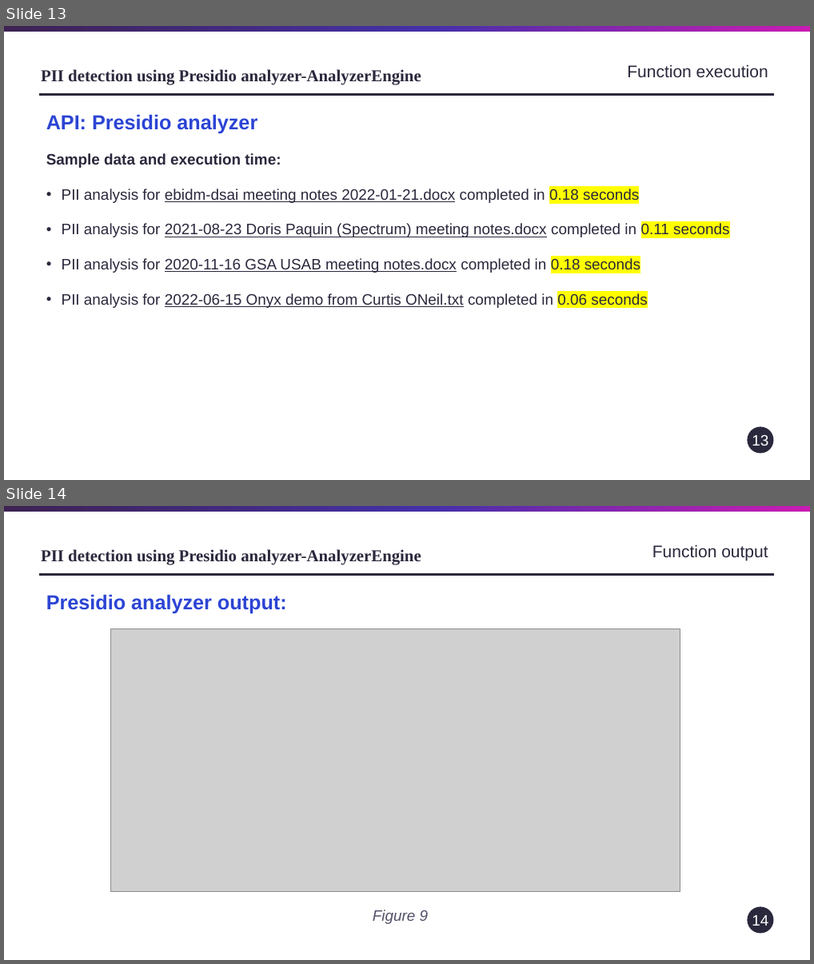
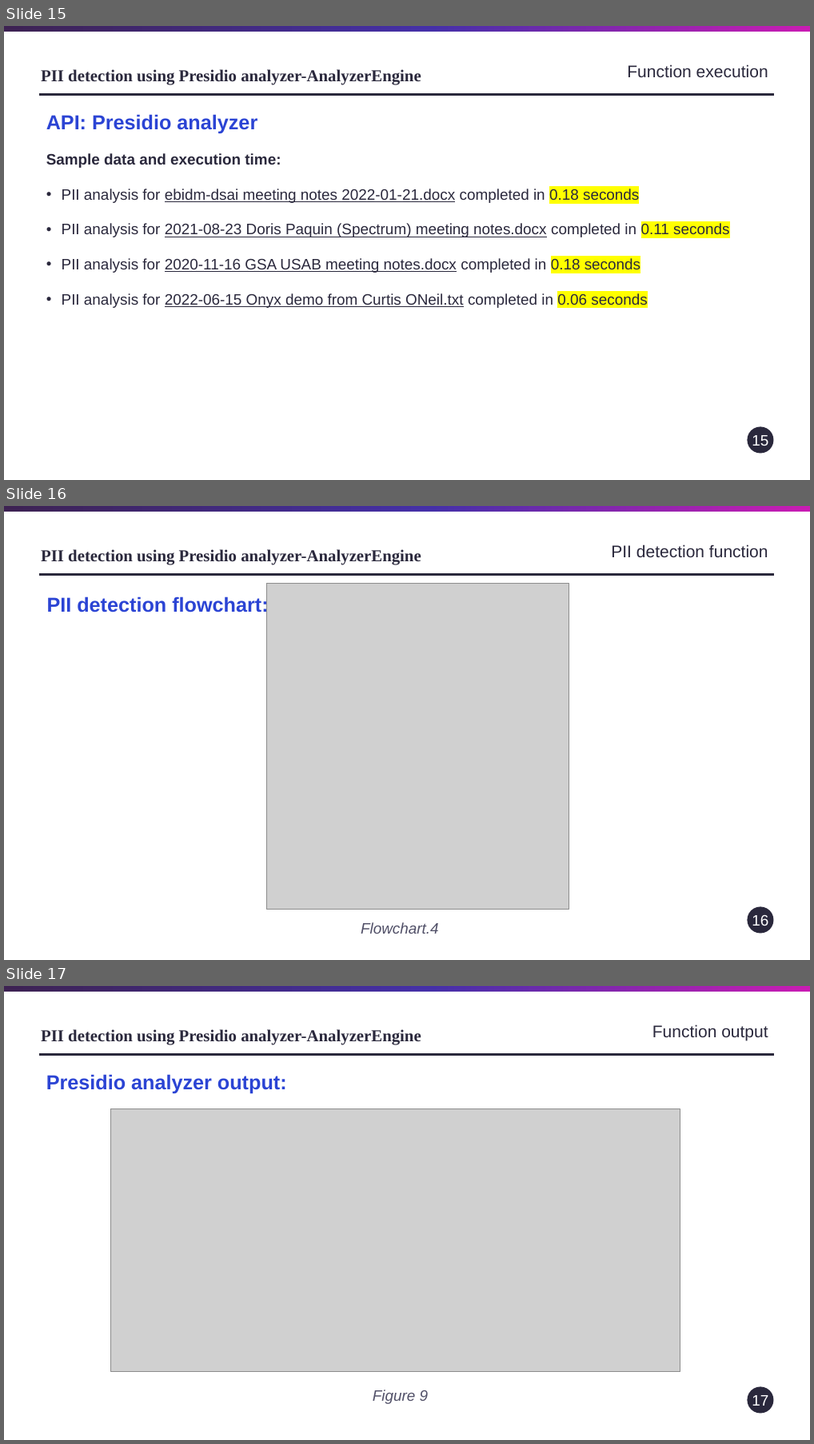
Before and after one commit to VirajOke/My-AI-Projects, a slide deck: nlp-exploration-notebooks-main/nlp-exploration-notebooks-main/Results/NLP_Toolkit.pptx. Shown one above the other, each under a label of ours: slides 13 and 14 before the commit, slides 15, 16 and 17 after it. The pictures are 814x964 and 814x1444 pixels, drawn with LibreOffice and Linux fonts; fonts in the diff are those of the drawing; grey boxes stand for pictures. Boxes give left, top, right and bottom in pixels: in the first picture for what was removed or moved away, otherwise in the second. Text is boxed around its words. In the diff, an @@ line names an element or a change of style, - is before the commit and + after.

```diff
--- a/nlp-exploration-notebooks-main/nlp-exploration-notebooks-main/Results/NLP_Toolkit.pptx
+++ b/nlp-exploration-notebooks-main/nlp-exploration-notebooks-main/Results/NLP_Toolkit.pptx
@@ slide 16 added at [4,506,810,960], background #FFFFFF; not listed: 3 template elements that a slide beside it also shows @@
@@ title added at [41,549,422,565], 19.8 pt, text #2A283C, bold @@
+PII detection using Presidio analyzer-AnalyzerEngine
@@ text added at [611,544,769,557], 20 pt, text #2A283C @@
+PII detection function
@@ text added at [47,596,268,616], 24 pt, text #2B44D4, bold @@
+PII detection flowchart:
@@ picture added at [266,583,569,909] @@
@@ page number added at [747,907,774,933], fill #2A283C, 18 pt, text #FFFFFF @@
+16
@@ text added at [361,922,439,933], 18 pt, text #515068, italic @@
+Flowchart.4
@@ what was slide 13 is now slide 15 @@
@@ page number at [752,435,769,445]: text changed @@
-13
+15
@@ what was slide 14 is now slide 17 @@
@@ page number at [752,1395,769,1405]: text changed @@
-14
+17
```
Also in this commit, not shown: 1 slide changed, 2 other slides added.
